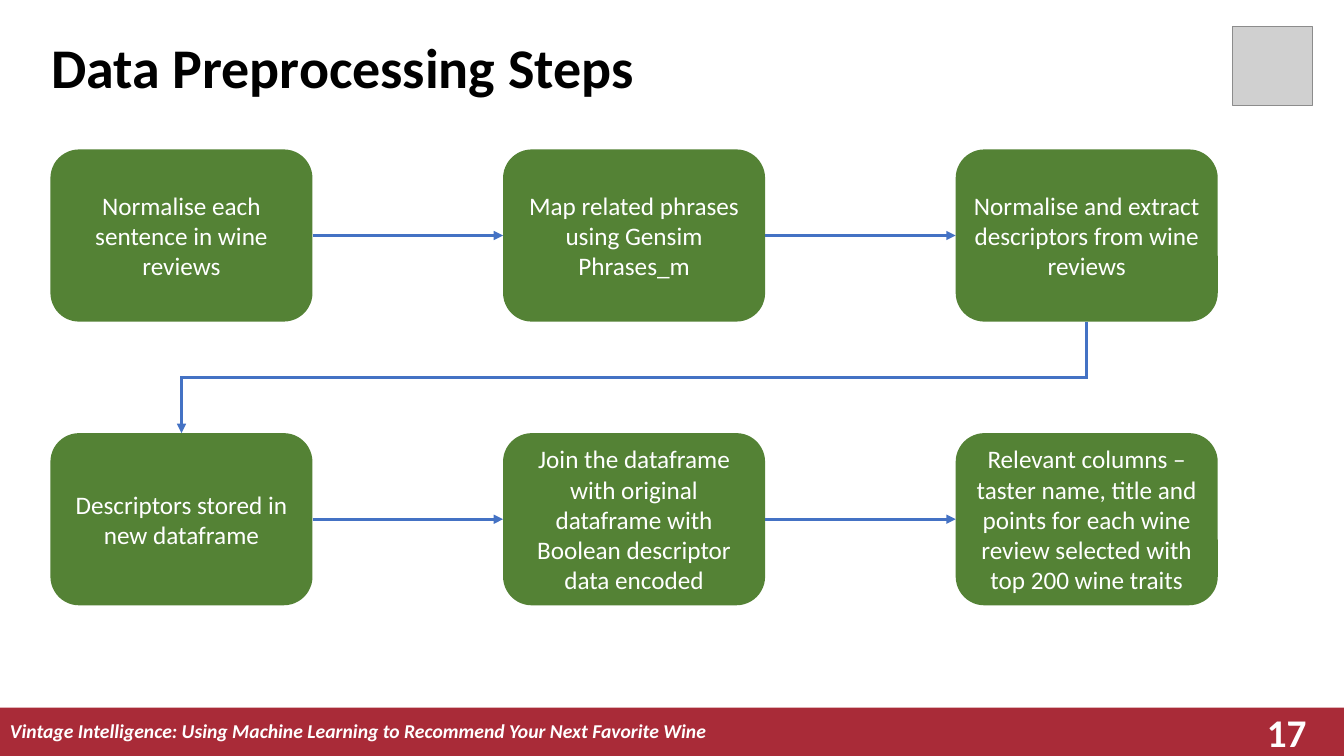
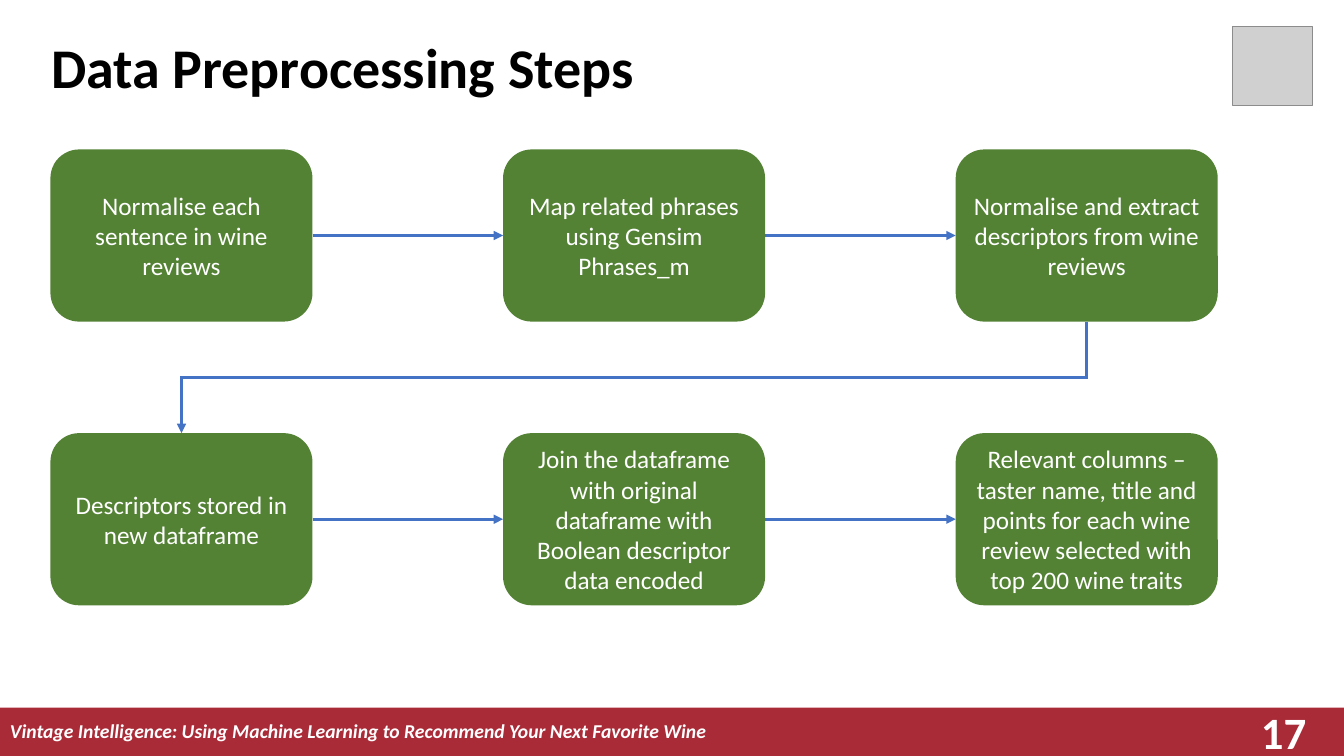
Before and after one commit to nicholas-khoo/Wine-Recommender-System, a slide deck: slide 17 of slides/Wine_Recommender_System.pptx. Drawn at 1344x756 pixels with LibreOffice and Linux fonts; fonts in the diff are those of the drawing; grey boxes stand for pictures. Boxes give left, top, right and bottom in pixels: in the first picture for what was removed or moved away, otherwise in the second. Text is boxed around its words. In the diff, an @@ line names an element or a change of style, - is before the commit and + after.

```diff
--- a/slides/Wine_Recommender_System.pptx
+++ b/slides/Wine_Recommender_System.pptx
@@ page number at (x1=1261, y1=720, x2=1306, y2=749): size 28 to 32 pt @@
```
Also in this commit, not shown: 20 other slides changed, 1 other file.
